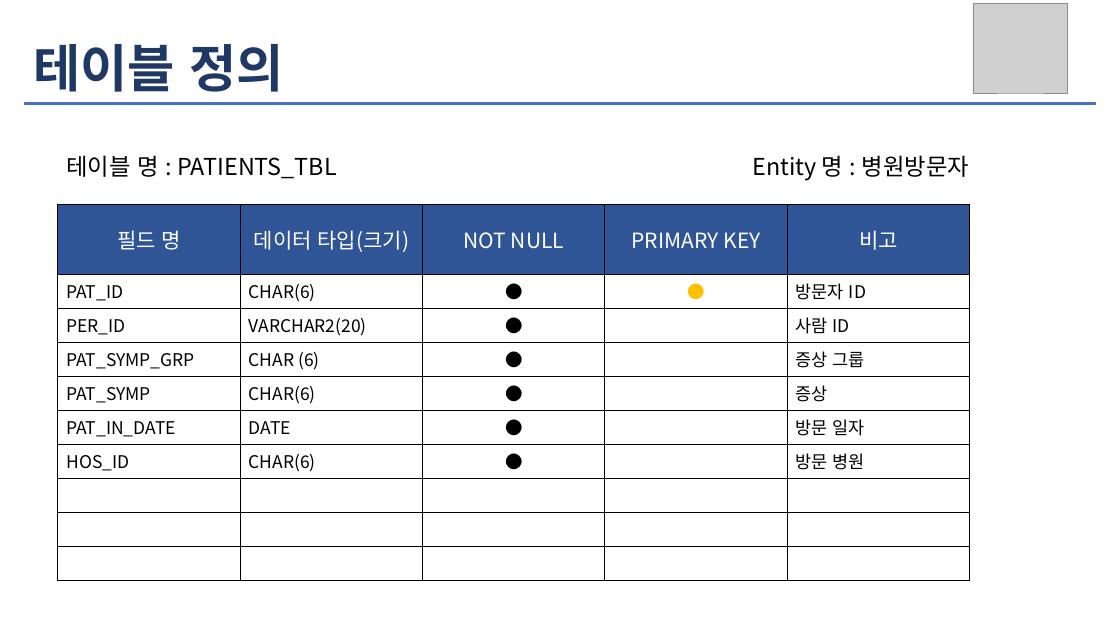
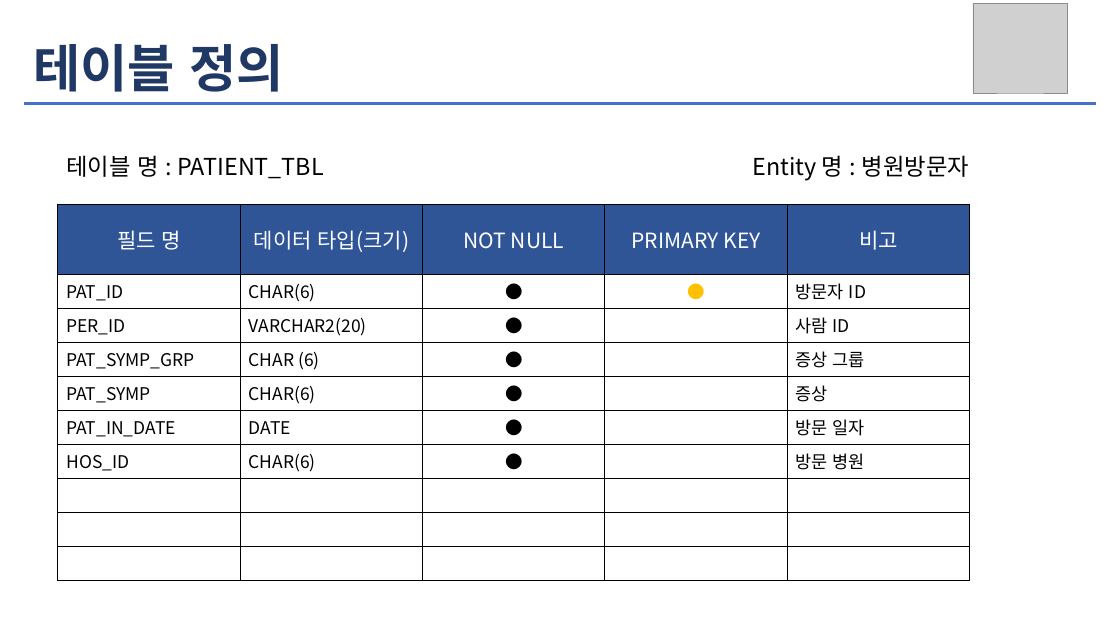
Before and after one commit to SniperDitto/save, a slide deck: slide 16 of 2022JAVA_YSH 1/DBproject/부산시 COVID-19 _3조_PPT.pptx. Drawn at 1120x630 pixels with LibreOffice and Linux fonts; fonts in the diff are those of the drawing; grey boxes stand for pictures. Boxes give left, top, right and bottom in pixels: in the first picture for what was removed or moved away, otherwise in the second. Text is boxed around its words. In the diff, an @@ line names an element or a change of style, - is before the commit and + after.

```diff
--- a/2022JAVA_YSH 1/DBproject/부산시 COVID-19 _3조_PPT.pptx
+++ b/2022JAVA_YSH 1/DBproject/부산시 COVID-19 _3조_PPT.pptx
@@ text at (x1=66, y1=155, x2=324, y2=179): text changed @@
-테이블 명 : PATIENTS_TBL
+테이블 명 : PATIENT_TBL
```
Also in this commit, not shown: 5 other files.
